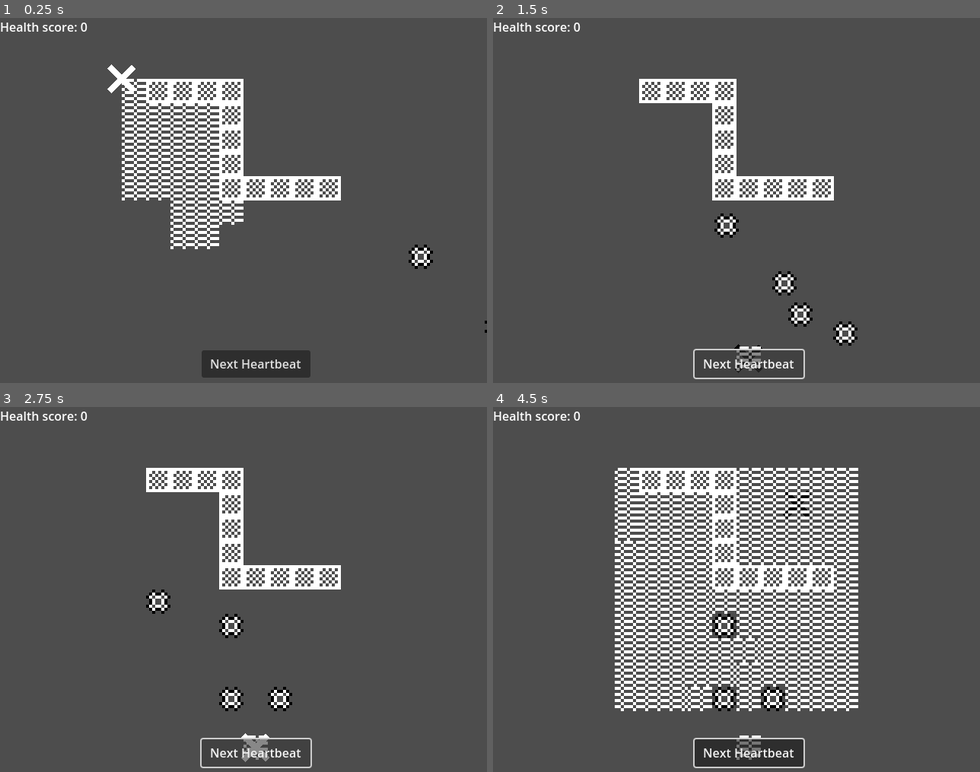
Above: before the commit, frames 1-4 (two rows, left to right).
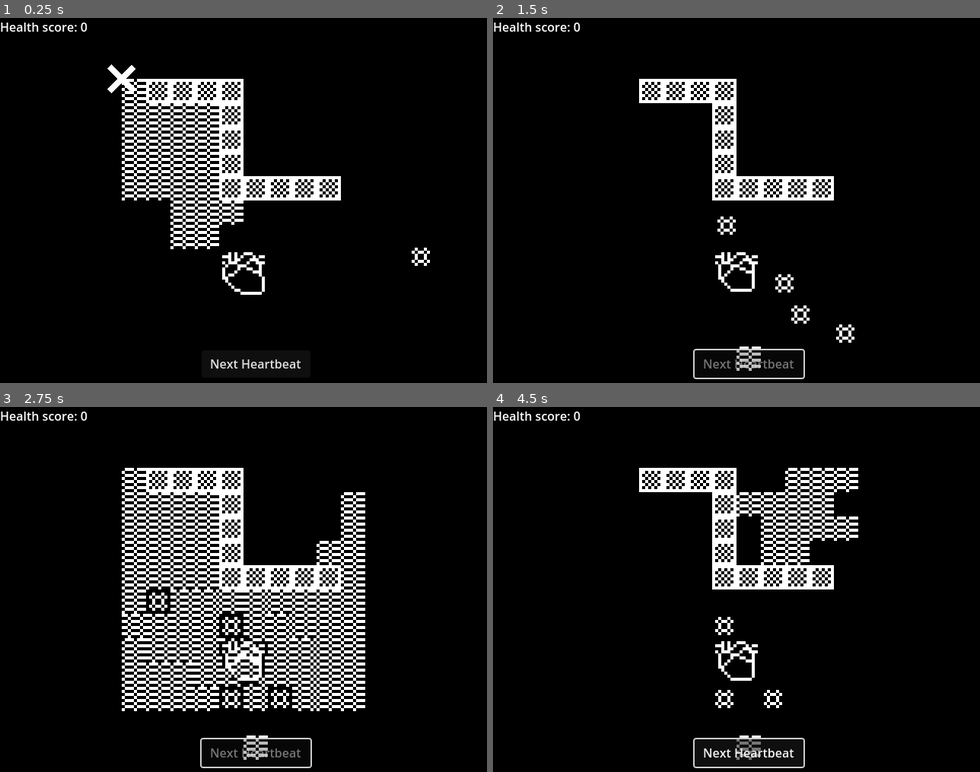
Above: after the commit, the same moments.

Repository: Hernqvist/b1t-jam
Game: Godot game, scene res://game.tscn
Two runs of this game, one before a commit and one after it. Both use one fixed random seed, a clock stepped at 60 frames per second and the inputs below.
Inputs (mouse positions are in pixels of both pictures, inside the frame that each line leads up to):
- Up to frame 1 (0.25 s): no input
- Up to frame 2 (1.5 s): click "Next Heartbeat" at 0.5 s; click (751, 364) at 1.25 s, where only the run before the commit has a clickable "Next Heartbeat"
- Up to frame 3 (2.75 s): click "Next Heartbeat" at 2 s
- Up to frame 4 (4.5 s): move the mouse to (843, 571) at 2.77 s; click (843, 571) at 2.85 s; move the mouse to (639, 607) at 3.52 s; click (639, 607) at 3.6 s; move the mouse to (785, 509) at 4.27 s; click (785, 509) at 4.35 s

The runs differ from the first frame. In frame 1, 93% of the frame differs, in the area x 0-100%, y 0-100%; in frame 2, 96%; in frame 3, 96%; in frame 4, 93%.

Commit message:
State stuff

Diff:
--- a/blood_system.gd
+++ b/blood_system.gd
@@ -1,12 +1,10 @@
 extends TileMapLayer
 class_name BloodSystem
 
-const EMPTY_TILE := 1
-const WALL_TILE := 2
-const BLOOD_TILE := 3
-const VIRUS_TILE := 4
-const HEART_TILE := 5
-const LUNGS_TILE := 6
+
+enum Tile {NULL, EMPTY, WALL, BLOOD, VIRUS, HEART, LUNGS}
+
+
 const SOURCE := 2
 
 const WIDTH := 10
@@ -18,44 +16,52 @@
 static var TILES_ON_MAP :Array[Vector2i] = []
 const DIRECTIONS : Array[Vector2i] = [Vector2i.UP, Vector2i.DOWN, Vector2i.LEFT, Vector2i.RIGHT]
 @onready var marker : HoverMarker = $HoverMarker
+@onready var entities : Node2D = $Entities
+@onready var heart : Heart = %Heart
+
+var protected : Dictionary[Vector2i, Object] = {}
+
 
 static func _static_init() -> void:
 	for x in range(WIDTH):
 		for y in range(HEIGHT):
 			TILES_ON_MAP.append(Vector2i(x, y))
 
-func sc(coords : Vector2i, type : int) -> void:
+func sc(coords : Vector2i, type : Tile) -> void:
 	set_cell(coords, SOURCE, Vector2i.ZERO, type)
 
-func gc(coords : Vector2i) -> int:
+func gc(coords : Vector2i) -> Tile:
 	return get_cell_alternative_tile(coords)
+
+static func is_removable(tile : Tile) -> bool:
+	return tile == Tile.WALL or tile == Tile.VIRUS
 
 func clear_blood() -> void:
 	for coords : Vector2i in TILES_ON_MAP:
-		if gc(coords) == BLOOD_TILE:
-			sc(coords, EMPTY_TILE)
+		if gc(coords) == Tile.BLOOD:
+			sc(coords, Tile.EMPTY)
 
 func expand_blood() -> bool:
 	var add_blood : Array[Vector2i] = []
 	for coords : Vector2i in TILES_ON_MAP:
-		if gc(coords) != EMPTY_TILE:
+		if gc(coords) != Tile.EMPTY:
 			continue
 		for delta : Vector2i in DIRECTIONS:
 			var neighbour : Vector2i = coords + delta
-			if gc(neighbour) == BLOOD_TILE:
+			if gc(neighbour) == Tile.BLOOD:
 				add_blood.append(coords)
 	if add_blood.size() == 0:
 		return false
 	add_blood.shuffle()
 	for new_blood : Vector2i in add_blood:
-		sc(new_blood, BLOOD_TILE)
+		sc(new_blood, Tile.BLOOD)
 		if randi() % 2 == 0:
 			break
 	return true
 
 func begin_adding_blood(from : Vector2i) -> void:
 	clear_blood()
-	sc(from, BLOOD_TILE)
+	sc(from, Tile.BLOOD)
 
 func to_tile(global : Vector2) -> Vector2i:
 	return Vector2i((global - global_position) / TILE_SCALE)
@@ -71,23 +77,29 @@
 		TILES_ON_MAP.shuffle()
 		var pos = Vector2i(-1, -1)
 		for coords in TILES_ON_MAP:
-			if gc(coords) == EMPTY_TILE:
+			if gc(coords) == Tile.EMPTY:
 				pos = coords
 				break
 		if pos == Vector2i(-1, -1):
 			return
-		sc(pos, VIRUS_TILE)
+		sc(pos, Tile.VIRUS)
 
 func _ready() -> void:
 	for coords : Vector2i in TILES_ON_MAP:
 		if get_cell_source_id(coords) == -1:
-			sc(coords, EMPTY_TILE)
+			sc(coords, Tile.EMPTY)
+	for entity : BoardEntity in entities.get_children():
+		entity.init(self)
 
 func _process(_delta: float) -> void:
 	if expand_blood():
 		return
+	marker.active = false
 	if actions_left > 0:
 		marker.global_position = to_position(mouse_tile())
+		if is_removable(gc(mouse_tile())):
+			marker.active = true
+
 
 	if Input.is_action_just_pressed("click"):
 		begin_adding_blood(mouse_tile())
--- a/blood_system.tscn
+++ b/blood_system.tscn
@@ -6,6 +6,7 @@
 [ext_resource type="PackedScene" uid="uid://mftq7gck7dhc" path="res://tilescenes/blood.tscn" id="3_rbjie"]
 [ext_resource type="PackedScene" uid="uid://cui33iic7ke2v" path="res://hover_marker.tscn" id="3_uj7xl"]
 [ext_resource type="PackedScene" uid="uid://35ewei4woyrf" path="res://tilescenes/virus.tscn" id="4_rbjie"]
+[ext_resource type="PackedScene" uid="uid://bkqoqo1oadxgg" path="res://entities/heart.tscn" id="7_dlqe8"]
 
 [sub_resource type="TileSetScenesCollectionSource" id="TileSetScenesCollectionSource_dlqe8"]
 scenes/1/scene = ExtResource("2_uj7xl")
@@ -25,3 +26,7 @@
 [node name="HoverMarker" parent="." instance=ExtResource("3_uj7xl")]
 
 [node name="Entities" type="Node2D" parent="."]
+
+[node name="Heart" parent="Entities" instance=ExtResource("7_dlqe8")]
+unique_name_in_owner = true
+position = Vector2(32, 56)
--- a/board_entity.gd
+++ /dev/null
@@ -1,5 +0,0 @@
-extends Node2D
-class_name BoardEntity
-
-@export var width : int = 1
-@export var height : int = 1
--- a/board_entity.tscn
+++ b/board_entity.tscn
@@ -1,6 +1,6 @@
-[gd_scene load_steps=2 format=3 uid="uid://bslkr0n1wgerb"]
+[gd_scene load_steps=2 format=3 uid="uid://dxejno5hq0g2u"]
 
-[ext_resource type="Script" uid="uid://8swudcm2acc6" path="res://board_entity.gd" id="1_d1w86"]
+[ext_resource type="Script" uid="uid://8swudcm2acc6" path="res://entities/board_entity.gd" id="1_d1w86"]
 
 [node name="BoardEntity" type="Node2D"]
 script = ExtResource("1_d1w86")
--- /dev/null
+++ b/entities/board_entity.gd
@@ -0,0 +1,15 @@
+extends Node2D
+class_name BoardEntity
+
+@export var width : int = 1
+@export var height : int = 1
+
+var system : BloodSystem
+var coords : Vector2i
+
+func init(p_system : BloodSystem) -> void:
+	system = p_system
+	coords = system.to_tile(global_position)
+	for x in range(width):
+		for y in range(height):
+			system.protected[coords + Vector2i(x, y)] = null
--- /dev/null
+++ b/entities/heart.gd
@@ -0,0 +1,2 @@
+extends BoardEntity
+class_name Heart
--- /dev/null
+++ b/entities/heart.tscn
@@ -0,0 +1,35 @@
+[gd_scene load_steps=6 format=3 uid="uid://bkqoqo1oadxgg"]
+
+[ext_resource type="Script" uid="uid://cuy80ei16talo" path="res://entities/heart.gd" id="1_gvccr"]
+[ext_resource type="Texture2D" uid="uid://lr5trho6iq0y" path="res://textures/heart.png" id="2_n61c0"]
+
+[sub_resource type="AtlasTexture" id="AtlasTexture_rp0s1"]
+atlas = ExtResource("2_n61c0")
+region = Rect2(0, 0, 16, 16)
+
+[sub_resource type="AtlasTexture" id="AtlasTexture_y0603"]
+atlas = ExtResource("2_n61c0")
+region = Rect2(16, 0, 16, 16)
+
+[sub_resource type="SpriteFrames" id="SpriteFrames_taokn"]
+animations = [{
+"frames": [{
+"duration": 1.0,
+"texture": SubResource("AtlasTexture_rp0s1")
+}, {
+"duration": 1.0,
+"texture": SubResource("AtlasTexture_y0603")
+}],
+"loop": true,
+"name": &"default",
+"speed": 2.0
+}]
+
+[node name="Heart" type="Node2D"]
+script = ExtResource("1_gvccr")
+
+[node name="AnimatedSprite2D" type="AnimatedSprite2D" parent="."]
+z_index = 10
+sprite_frames = SubResource("SpriteFrames_taokn")
+autoplay = "default"
+centered = false
--- a/game.gd
+++ b/game.gd
@@ -8,13 +8,34 @@
 
 var score : int = 0
 
-enum State {BLOOD_FLOWING, VIRUSES_APPEARING, PLAYING}
-var state : State = State.PLAYING
+enum State {INITIAL, BLOOD_FLOWING, SCORE_ADDING, VIRUSES_APPEARING, PLAYING}
+var state : State = State.INITIAL:
+	set(value):
+		state = value
+		on_transition()
+
+
+func set_state(p_state : State) -> void:
+	state = p_state
+
+func on_transition() -> void:
+	match state:
+		State.BLOOD_FLOWING:
+			system.begin_adding_blood(system.heart.coords)
+			var tween := create_tween()
+			tween.tween_interval(1)
+			tween.tween_callback(set_state.bind(State.PLAYING))
+		State.PLAYING:
+			system.clear_blood()
 
 func _process(_delta: float) -> void:
 	score_label.text = "Health score: %d" % score
-	next_button.disabled = state != State.PLAYING
+	next_button.disabled = state not in [State.PLAYING, State.INITIAL]
 
 func _ready() -> void:
 	camera.position = Vector2(system.WIDTH / 2.0, system.HEIGHT / 2.0) * system.TILE_SCALE
 	system.add_viruses(3)
+	next_button.pressed.connect(_on_next_button_pressed)
+
+func _on_next_button_pressed() -> void:
+	state = State.BLOOD_FLOWING
--- a/hover_marker.tscn
+++ b/hover_marker.tscn
@@ -8,6 +8,7 @@
 script = ExtResource("1_ctaka")
 
 [node name="Cross" type="Line2D" parent="."]
+z_index = 100
 material = SubResource("CanvasItemMaterial_d62l3")
 scale = Vector2(4, 4)
 points = PackedVector2Array(-1, -1, 1, 1, 0, 0, 1, -1, -1, 1)
--- a/project.godot
+++ b/project.godot
@@ -33,3 +33,4 @@
 textures/canvas_textures/default_texture_filter=0
 renderer/rendering_method="gl_compatibility"
 renderer/rendering_method.mobile="gl_compatibility"
+environment/defaults/default_clear_color=Color(0, 0, 0, 1)
Not shown: 1 places in blood_system.tscn that only renumber resources
Renamed: board_entity.gd.uid -> entities/board_entity.gd.uid
Not shown, added: entities/heart.gd.uid
